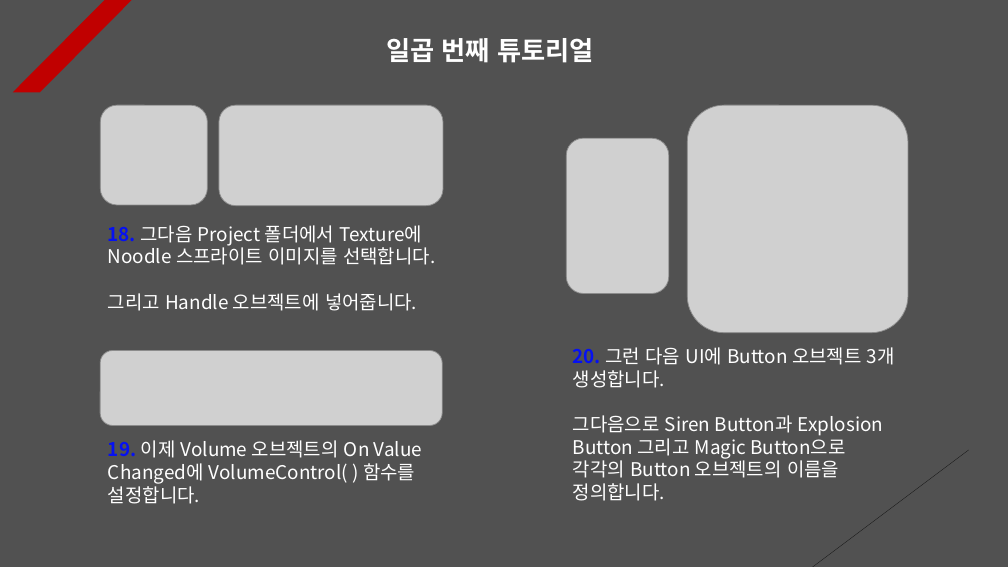
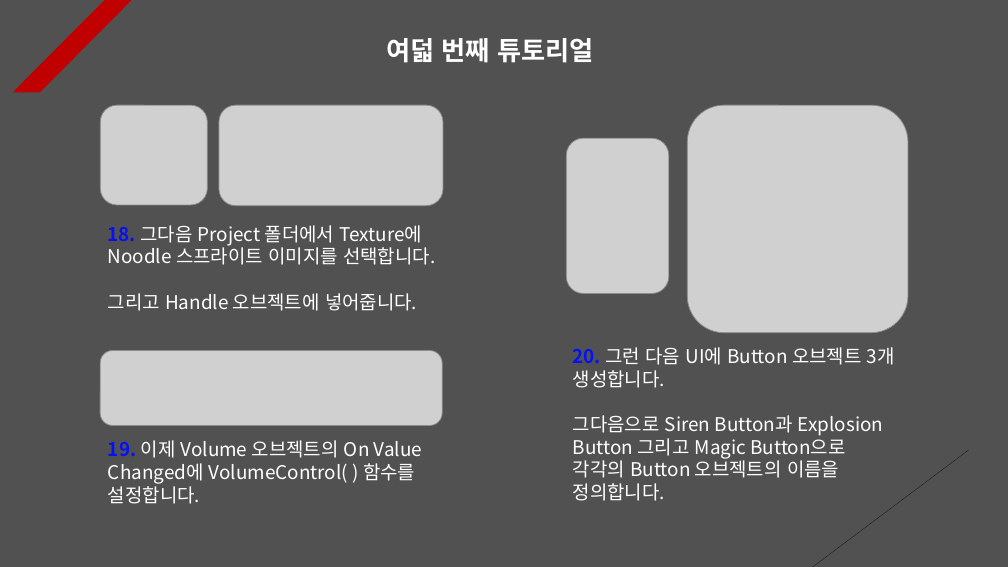
Before and after one commit to Unity2033/3D-UnityEngine, a slide deck: slide 9 of Assets/Class/Sound/PPT Data/Sound Example.pptx (slide 8 before the commit). Drawn at 1008x567 pixels with LibreOffice and Linux fonts; fonts in the diff are those of the drawing; grey boxes stand for pictures. Boxes give left, top, right and bottom in pixels: in the first picture for what was removed or moved away, otherwise in the second. Text is boxed around its words. In the diff, an @@ line names an element or a change of style, - is before the commit and + after.

```diff
--- a/Assets/Class/Sound/PPT Data/Sound Example.pptx
+++ b/Assets/Class/Sound/PPT Data/Sound Example.pptx
@@ text at (386,38,593,63): text changed @@
-일곱 번째 튜토리얼
+여덟 번째 튜토리얼
```
Also in this commit, not shown: 9 other slides changed, 1 slide added, 13 other files.
